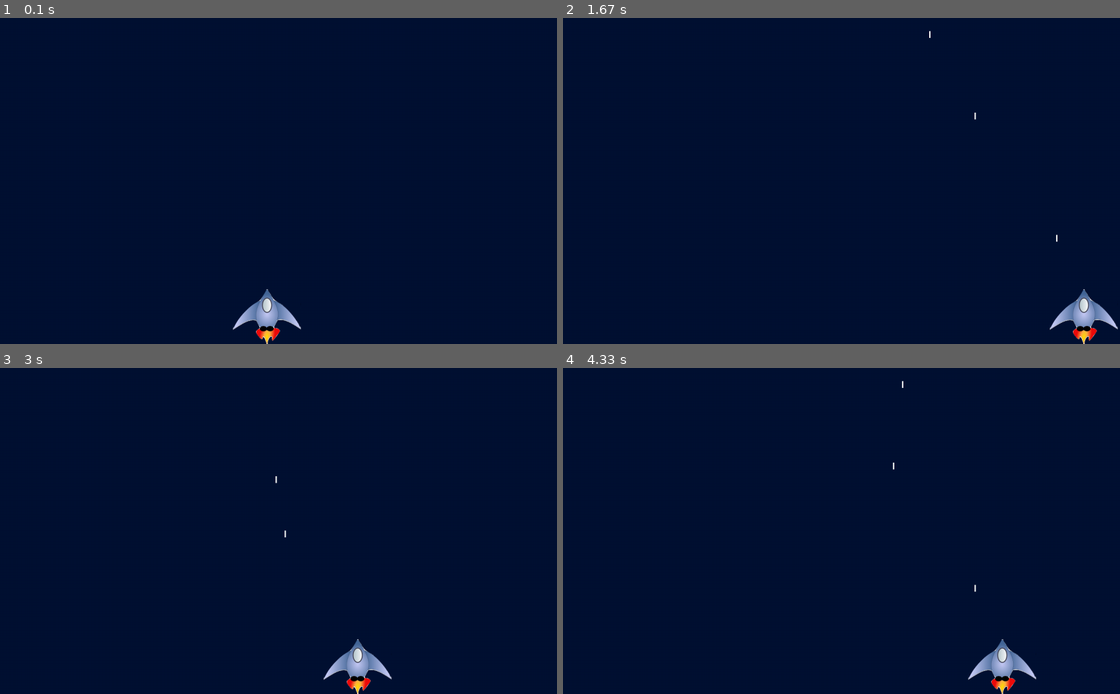
Above: before the commit, frames 1-4 (two rows, left to right).
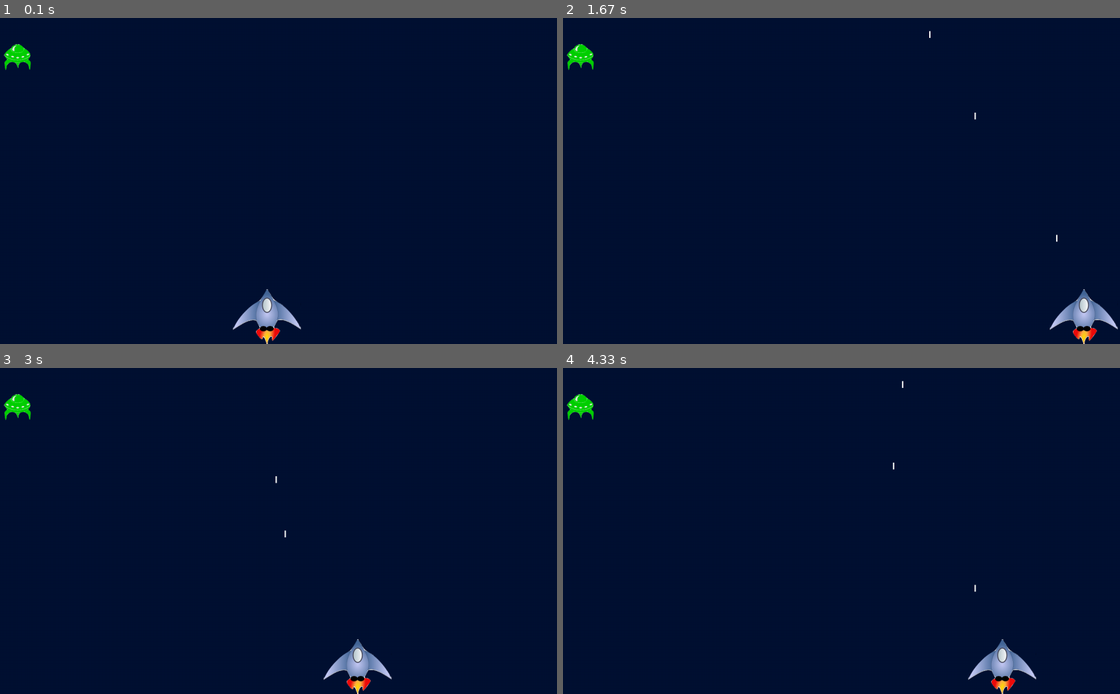
Above: after the commit, the same moments.

Repository: josephlbailey/SFWE101-alien-invasion
Game: pygame game, started from alien_invasion.py
The game is run twice, just before and just after one commit, with the same random seed, the same clock (stepped at 60 frames per second) and the same inputs.
Inputs:
- Up to frame 1 (0.1 s): no input
- Up to frame 2 (1.67 s): tap Space at 0.33, 0.73, 1.03, 1.23, 1.53 s; hold Right 0.67-1.13 s; hold Right 1.17-1.63 s
- Up to frame 3 (3 s): hold Left 1.67-2.2 s; tap Space at 1.73, 2.03, 2.3, 2.6, 2.73 s; hold Left 2.23-2.63 s; hold Right from 2.67 s (still down)
- Up to frame 4 (4.33 s): tap Space at 3.03, 3.4, 3.7, 3.9, 4.2 s; release Right at 3.3 s; hold Left 3.33-3.8 s; hold Right 3.83-4.3 s

The runs differ from the first frame. In frame 1, 0.2% of the frame differs, in the area x 0-6%, y 7-17%; in frame 2, 0.2%; in frame 3, 0.2%; in frame 4, 0.2%.

Commit message:
step8: Adds alien class and restructures project

Diff:
--- a/alien_invasion.py
+++ b/alien_invasion.py
@@ -2,9 +2,10 @@
 
 import pygame
 
-from settings import Settings
-from ship import Ship
-from bullet import Bullet
+from components.alien import Alien
+from components.bullet import Bullet
+from components.ship import Ship
+from config.settings import Settings
 
 
 class AlienInvasion:
@@ -22,6 +23,9 @@
 
         self.ship = Ship(self)
         self.bullets = pygame.sprite.Group()
+
+        self.aliens = pygame.sprite.Group()
+        self._create_fleet()
 
     def run_game(self):
         # Start the main loop for the game
@@ -80,6 +84,10 @@
             if bullet.rect.bottom <= 0:
                 self.bullets.remove(bullet)
 
+    def _create_fleet(self):
+        alien = Alien(self)
+        self.aliens.add(alien)
+
     def _update_screen(self):
         # Redraw the screen each pass through the loop
         self.screen.fill(self.settings.bg_color)
@@ -87,6 +95,8 @@
         for bullet in self.bullets.sprites():
             bullet.draw_bullet()
         # Make the most recently drawn screen visible
+
+        self.aliens.draw(self.screen)
         pygame.display.flip()
 
 
--- /dev/null
+++ b/components/alien.py
@@ -0,0 +1,30 @@
+import pygame
+
+from pygame.sprite import Sprite
+
+
+class Alien(Sprite):
+    """ A class to represent a single alien in the fleet """
+
+    def __init__(self, ai_game):
+        """ Initialize the alien and set its starting position """
+        super().__init__()
+        self.screen = ai_game.screen
+        self.settings = ai_game.settings
+
+        self.image = pygame.image.load('assets/alien.bmp')
+        self.rect = self.image.get_rect()
+
+        self.rect.x = self.rect.width
+        self.rect.y = self.rect.height
+
+        self.x = float(self.rect.x)
+
+    def update(self):
+        self.x += (self.settings.alien_speed * self.settings.fleet_direction)
+        self.rect.x = self.x
+
+    def check_edges(self):
+        screen_rect = self.screen.get_rect()
+        if self.rect.right >= screen_rect.right or self.rect.left <= 0:
+            return True
--- a/bullet.py
+++ b/components/bullet.py
@@ -1,6 +1,6 @@
 import pygame
 
-# When you use sprites you can group related elements in your game and act on all the grouped elements at once
+# When you use components you can group related elements in your game and act on all the grouped elements at once
 from pygame.sprite import Sprite
 
 
Renamed: ship.py -> components/ship.py
Renamed: settings.py -> config/settings.py
